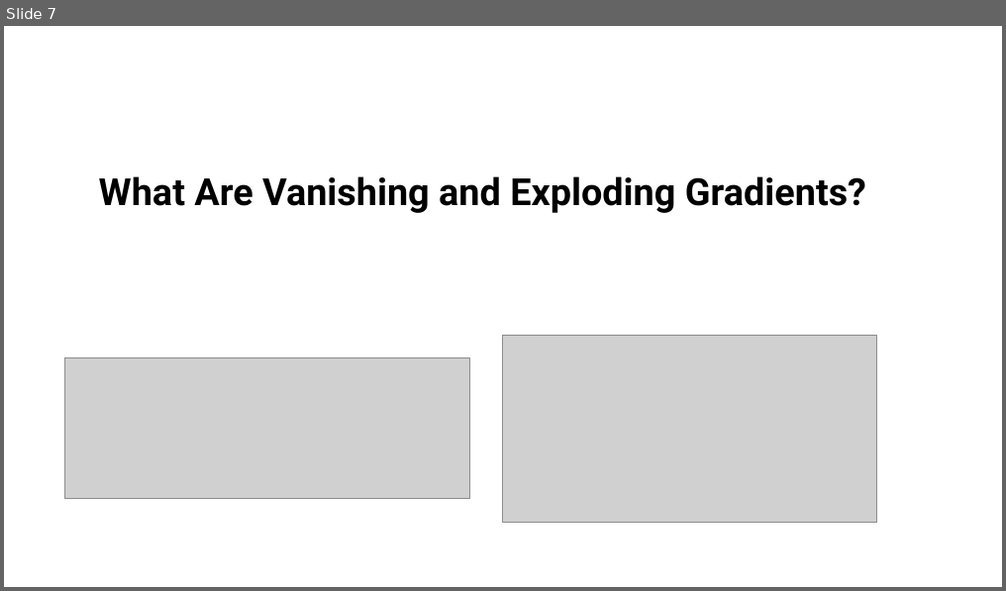
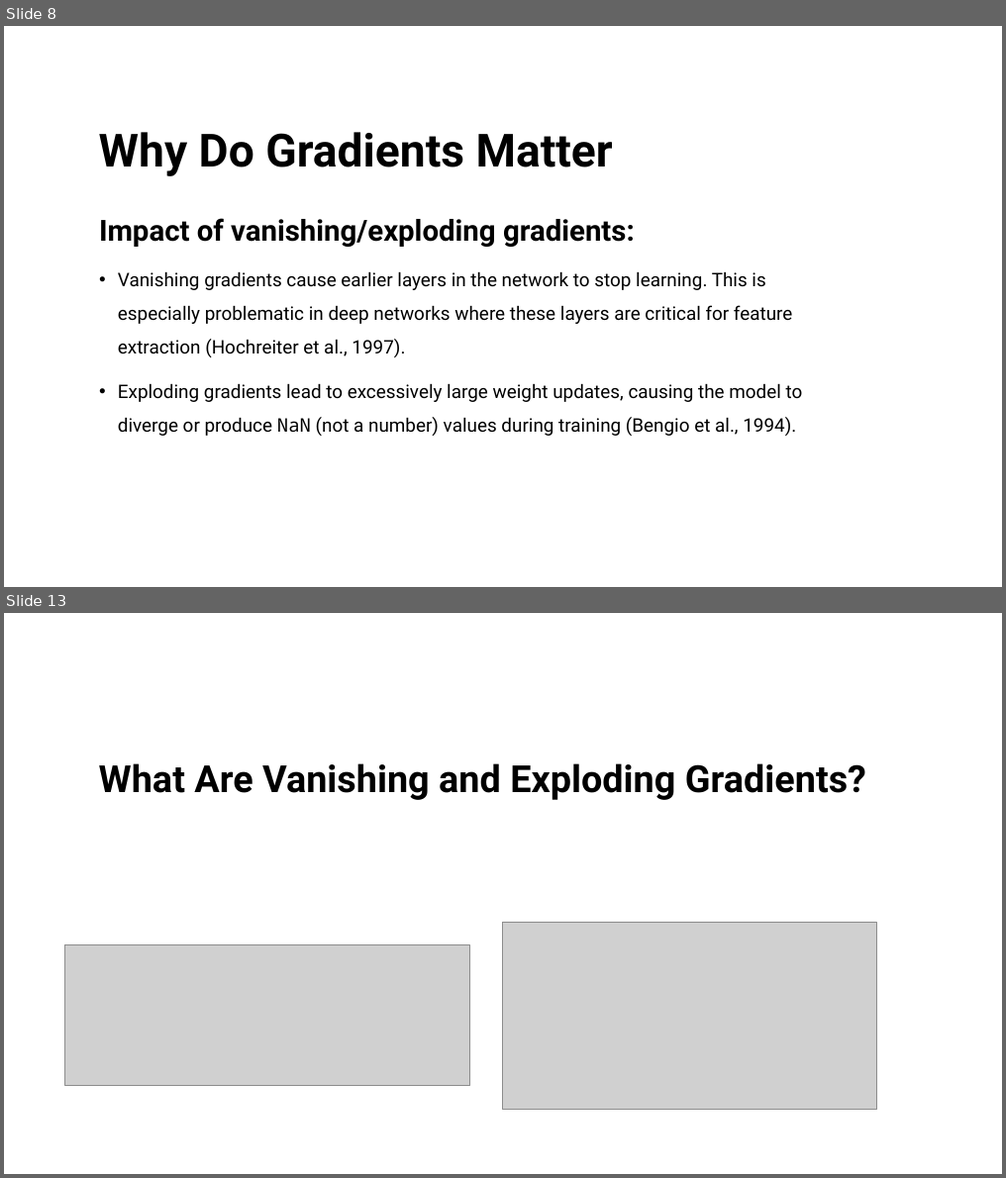
Before and after one commit to nazmul-nil/vanishing_gradients_tutorial_MLNN, a slide deck: tutorial/Vanishing_gradients.pptx. Shown one above the other, each under a label of ours: slide 7 before the commit, slides 8 and 13 after it; the slides between them are not shown. The pictures are 1006x591 and 1006x1178 pixels, drawn with LibreOffice and Linux fonts; fonts in the diff are those of the drawing; grey boxes stand for pictures. Boxes give left, top, right and bottom in pixels: in the first picture for what was removed or moved away, otherwise in the second. Text is boxed around its words. In the diff, an @@ line names an element or a change of style, - is before the commit and + after.

```diff
--- a/tutorial/Vanishing_gradients.pptx
+++ b/tutorial/Vanishing_gradients.pptx
@@ slide 8 added at (4,26,1002,587), background #FFFFFF @@
@@ title added at (99,132,613,176), 44 pt, text #000000, bold @@
+Why Do Gradients Matter
@@ text added at (99,218,803,436), 18 pt, text #000000 @@
+Impact of vanishing/exploding gradients:
+• Vanishing gradients cause earlier layers in the network to stop learning. This is especially problematic in deep networks where these layers are critical for feature extraction (Hochreiter et al., 1997).
+• Exploding gradients lead to excessively large weight updates, causing the model to diverge or produce NaN (not a number) values during training (Bengio et al., 1994).
@@ what was slide 7 is now slide 13 @@
```
Also in this commit, not shown: 19 slides changed, 9 other slides added, 3 other files.
